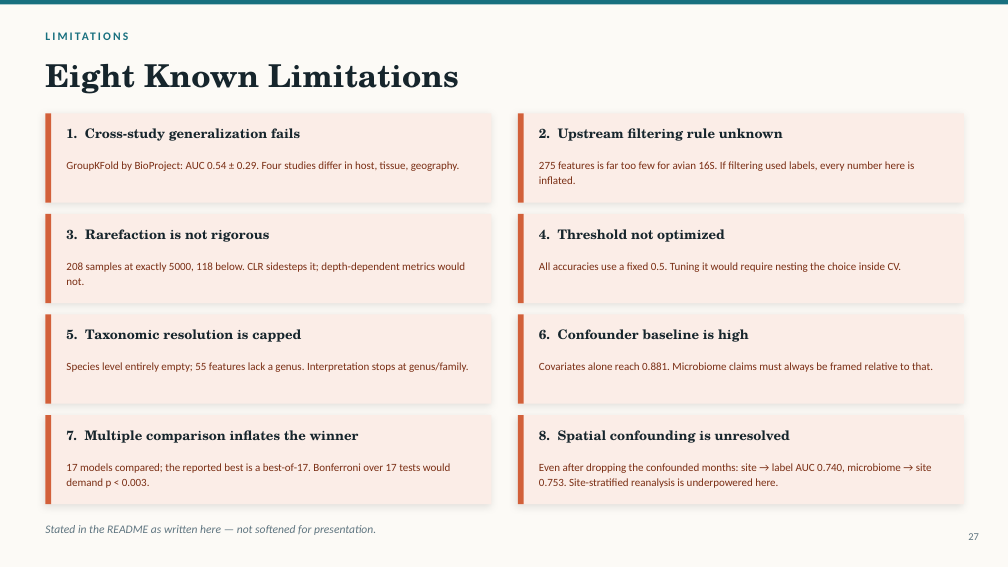
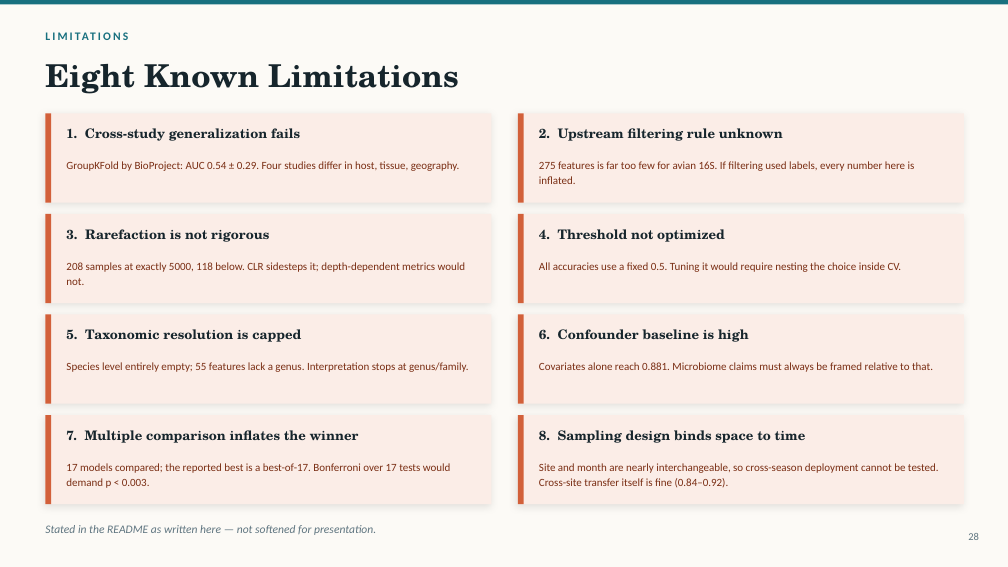
Before and after one commit to pengsihua2023/Christina-machine-learning-project, a slide deck: slide 28 of slides/Influenza_Microbiome_ML_Overview.pptx (slide 27 before the commit). Drawn at 1008x567 pixels with LibreOffice and Linux fonts; fonts in the diff are those of the drawing. Boxes give left, top, right and bottom in pixels: in the first picture for what was removed or moved away, otherwise in the second. Text is boxed around its words. In the diff, an @@ line names an element or a change of style, - is before the commit and + after.

```diff
--- a/slides/Influenza_Microbiome_ML_Overview.pptx
+++ b/slides/Influenza_Microbiome_ML_Overview.pptx
@@ text at (x1=539, y1=430, x2=806, y2=443): text changed @@
-8. Spatial confounding is unresolved
+8. Sampling design binds space to time
@@ text at (x1=539, y1=463, x2=939, y2=488): text changed @@
-Even after dropping the confounded months: site → label AUC 0.740, microbiome → site 0.753. Site-stratified reanalysis is underpowered here.
+Site and month are nearly interchangeable, so cross-season deployment cannot be tested. Cross-site transfer itself is fine (0.84–0.92).
@@ text at (x1=968, y1=533, x2=979, y2=540): text changed @@
-27
+28
```
Also in this commit, not shown: 5 other slides changed, 1 slide added, 13 other files.
